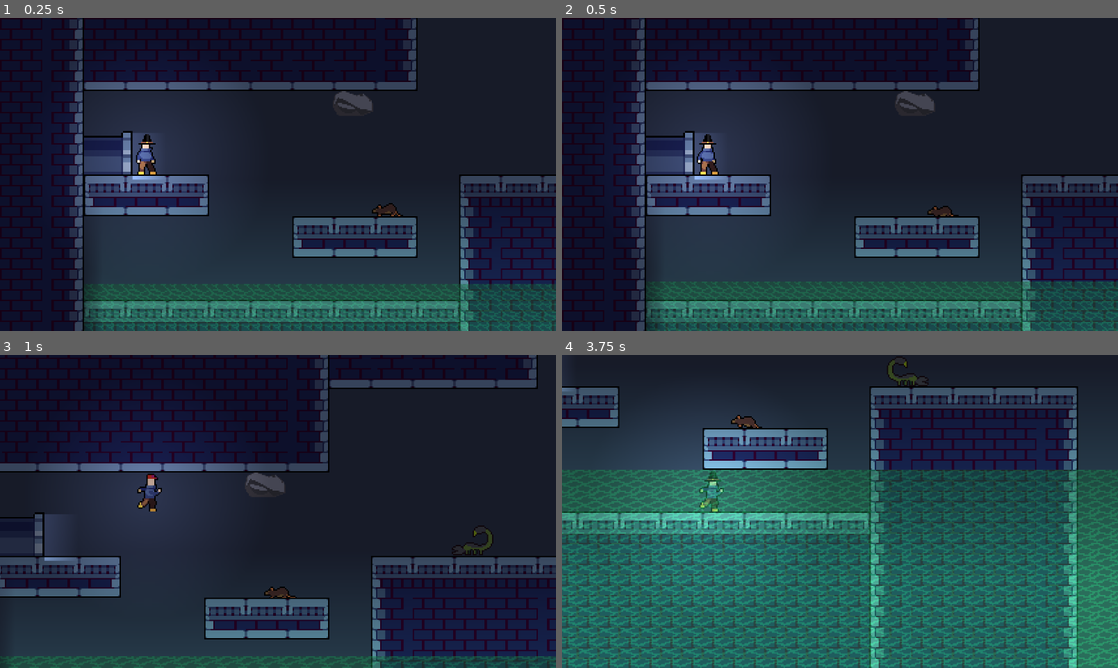
Above: before the commit, frames 1-4 (two rows, left to right).
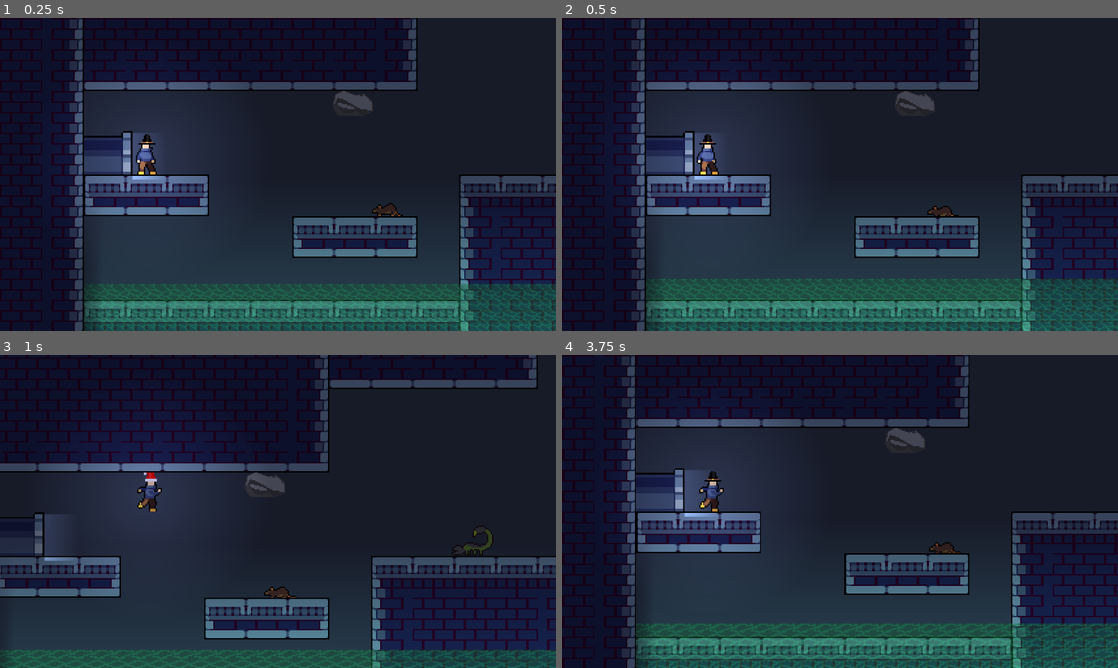
Above: after the commit, the same moments.

Repository: DizzyThermal/Sewer-Escape
Game: Godot game, scene res://scenes/Level_02.tscn
Two runs of this game, one before a commit and one after it. Both use one fixed random seed, a clock stepped at 60 frames per second and the inputs below. This scene is started directly instead of the project's main scene.
Inputs:
- Up to frame 1 (0.25 s): no input
- Up to frame 2 (0.5 s): no input
- Up to frame 3 (1 s): hold Right (Right) from 0.53 s (still down); tap H (Hat) at 0.6 s; tap Space (Jump) at 0.77, 0.8 s
- Up to frame 4 (3.75 s): tap Space (Jump) at 1.07, 1.35, 1.52, 1.82, 2.3, 3.02, 3.32, 3.6 s; tap H (Hat) at 1.55, 2.1, 2.85 s; release Right (Right) at 2.03 s; hold Left (Left) 2.03-2.78 s; hold Right (Right) from 2.78 s (still down)

Frame 1 is identical in both runs. In frame 2, 5.5% of the frame differs, in the area x 15-100%, y 83-100%; in frame 3, 2.1%; in frame 4, 78%, in the area x 0-100%, y 0-100%.

Commit message:
Adding Santa Hat and customizable water speeds

Diff:
--- a/scenes/Level_02.tscn
+++ b/scenes/Level_02.tscn
@@ -97,6 +97,7 @@
 offset_top = 22.0
 offset_right = 1696.0
 offset_bottom = 544.0
+water_speed = 8
 
 [node name="DeathZoneLevel2" type="Area2D" parent="Water"]
 collision_layer = 4
--- a/scenes/Level_03.tscn
+++ b/scenes/Level_03.tscn
@@ -95,6 +95,7 @@
 offset_top = 27.0
 offset_right = 321.0
 offset_bottom = 288.0
+water_speed = 12
 
 [node name="DeathZoneLevel3" type="Area2D" parent="Water"]
 position = Vector2(161, -62)
--- /dev/null
+++ b/scenes/SantaHat.tscn
@@ -0,0 +1,195 @@
+[gd_scene load_steps=25 format=3 uid="uid://c4p13bboqrbpu"]
+
+[ext_resource type="Texture2D" uid="uid://b2cqa3py3ntbh" path="res://art/Santa-Hat.png" id="1_5s2su"]
+
+[sub_resource type="AtlasTexture" id="AtlasTexture_dlmhj"]
+atlas = ExtResource("1_5s2su")
+region = Rect2(0, 32, 32, 32)
+
+[sub_resource type="AtlasTexture" id="AtlasTexture_tatcn"]
+atlas = ExtResource("1_5s2su")
+region = Rect2(32, 32, 32, 32)
+
+[sub_resource type="AtlasTexture" id="AtlasTexture_grauv"]
+atlas = ExtResource("1_5s2su")
+region = Rect2(64, 32, 32, 32)
+
+[sub_resource type="AtlasTexture" id="AtlasTexture_5fsf7"]
+atlas = ExtResource("1_5s2su")
+region = Rect2(96, 32, 32, 32)
+
+[sub_resource type="AtlasTexture" id="AtlasTexture_gh03a"]
+atlas = ExtResource("1_5s2su")
+region = Rect2(0, 0, 32, 32)
+
+[sub_resource type="AtlasTexture" id="AtlasTexture_41qi5"]
+atlas = ExtResource("1_5s2su")
+region = Rect2(32, 0, 32, 32)
+
+[sub_resource type="AtlasTexture" id="AtlasTexture_wljxw"]
+atlas = ExtResource("1_5s2su")
+region = Rect2(64, 0, 32, 32)
+
+[sub_resource type="AtlasTexture" id="AtlasTexture_1f0hw"]
+atlas = ExtResource("1_5s2su")
+region = Rect2(96, 0, 32, 32)
+
+[sub_resource type="AtlasTexture" id="AtlasTexture_xdwai"]
+atlas = ExtResource("1_5s2su")
+region = Rect2(0, 96, 32, 32)
+
+[sub_resource type="AtlasTexture" id="AtlasTexture_p4a4r"]
+atlas = ExtResource("1_5s2su")
+region = Rect2(0, 64, 32, 32)
+
+[sub_resource type="AtlasTexture" id="AtlasTexture_4u15g"]
+atlas = ExtResource("1_5s2su")
+region = Rect2(0, 96, 32, 32)
+
+[sub_resource type="AtlasTexture" id="AtlasTexture_kqvib"]
+atlas = ExtResource("1_5s2su")
+region = Rect2(32, 96, 32, 32)
+
+[sub_resource type="AtlasTexture" id="AtlasTexture_xxbv3"]
+atlas = ExtResource("1_5s2su")
+region = Rect2(64, 96, 32, 32)
+
+[sub_resource type="AtlasTexture" id="AtlasTexture_k1naq"]
+atlas = ExtResource("1_5s2su")
+region = Rect2(96, 96, 32, 32)
+
+[sub_resource type="AtlasTexture" id="AtlasTexture_qbhkw"]
+atlas = ExtResource("1_5s2su")
+region = Rect2(128, 96, 32, 32)
+
+[sub_resource type="AtlasTexture" id="AtlasTexture_y07jb"]
+atlas = ExtResource("1_5s2su")
+region = Rect2(160, 96, 32, 32)
+
+[sub_resource type="AtlasTexture" id="AtlasTexture_60qxt"]
+atlas = ExtResource("1_5s2su")
+region = Rect2(0, 64, 32, 32)
+
+[sub_resource type="AtlasTexture" id="AtlasTexture_2f2ej"]
+atlas = ExtResource("1_5s2su")
+region = Rect2(32, 64, 32, 32)
+
+[sub_resource type="AtlasTexture" id="AtlasTexture_xxrfy"]
+atlas = ExtResource("1_5s2su")
+region = Rect2(64, 64, 32, 32)
+
+[sub_resource type="AtlasTexture" id="AtlasTexture_0cvdf"]
+atlas = ExtResource("1_5s2su")
+region = Rect2(96, 64, 32, 32)
+
+[sub_resource type="AtlasTexture" id="AtlasTexture_jbmkm"]
+atlas = ExtResource("1_5s2su")
+region = Rect2(128, 64, 32, 32)
+
+[sub_resource type="AtlasTexture" id="AtlasTexture_lu7va"]
+atlas = ExtResource("1_5s2su")
+region = Rect2(160, 64, 32, 32)
+
+[sub_resource type="SpriteFrames" id="SpriteFrames_t2fat"]
+animations = [{
+"frames": [{
+"duration": 1.0,
+"texture": SubResource("AtlasTexture_dlmhj")
+}, {
+"duration": 1.0,
+"texture": SubResource("AtlasTexture_tatcn")
+}, {
+"duration": 1.0,
+"texture": SubResource("AtlasTexture_grauv")
+}, {
+"duration": 1.0,
+"texture": SubResource("AtlasTexture_5fsf7")
+}],
+"loop": true,
+"name": &"Idle-Left",
+"speed": 5.0
+}, {
+"frames": [{
+"duration": 1.0,
+"texture": SubResource("AtlasTexture_gh03a")
+}, {
+"duration": 1.0,
+"texture": SubResource("AtlasTexture_41qi5")
+}, {
+"duration": 1.0,
+"texture": SubResource("AtlasTexture_wljxw")
+}, {
+"duration": 1.0,
+"texture": SubResource("AtlasTexture_1f0hw")
+}],
+"loop": true,
+"name": &"Idle-Right",
+"speed": 5.0
+}, {
+"frames": [{
+"duration": 1.0,
+"texture": SubResource("AtlasTexture_xdwai")
+}],
+"loop": true,
+"name": &"Jump-Left",
+"speed": 5.0
+}, {
+"frames": [{
+"duration": 1.0,
+"texture": SubResource("AtlasTexture_p4a4r")
+}],
+"loop": true,
+"name": &"Jump-Right",
+"speed": 5.0
+}, {
+"frames": [{
+"duration": 1.0,
+"texture": SubResource("AtlasTexture_4u15g")
+}, {
+"duration": 1.0,
+"texture": SubResource("AtlasTexture_kqvib")
+}, {
+"duration": 1.0,
+"texture": SubResource("AtlasTexture_xxbv3")
+}, {
+"duration": 1.0,
+"texture": SubResource("AtlasTexture_k1naq")
+}, {
+"duration": 1.0,
+"texture": SubResource("AtlasTexture_qbhkw")
+}, {
+"duration": 1.0,
+"texture": SubResource("AtlasTexture_y07jb")
+}],
+"loop": true,
+"name": &"Walk-Left",
+"speed": 5.0
+}, {
+"frames": [{
+"duration": 1.0,
+"texture": SubResource("AtlasTexture_60qxt")
+}, {
+"duration": 1.0,
+"texture": SubResource("AtlasTexture_2f2ej")
+}, {
+"duration": 1.0,
+"texture": SubResource("AtlasTexture_xxrfy")
+}, {
+"duration": 1.0,
+"texture": SubResource("AtlasTexture_0cvdf")
+}, {
+"duration": 1.0,
+"texture": SubResource("AtlasTexture_jbmkm")
+}, {
+"duration": 1.0,
+"texture": SubResource("AtlasTexture_lu7va")
+}],
+"loop": true,
+"name": &"Walk-Right",
+"speed": 5.0
+}]
+
+[node name="SantaHat" type="AnimatedSprite2D"]
+position = Vector2(0, -23)
+sprite_frames = SubResource("SpriteFrames_t2fat")
+animation = &"Walk-Right"
--- a/scenes/Water.tscn
+++ b/scenes/Water.tscn
@@ -15,21 +15,29 @@
 
 @export
 var rising = true
+@export
+var water_speed = 5
 
 var width = null
 var height = null
+
+var timer = null
 
 # Called when the node enters the scene tree for the first time.
 func _ready():
 	width = self.size.x
 	height = self.size.y
+	timer = Timer.new()
+	timer.autostart = true
+	timer.wait_time = 1.0 / water_speed
+	timer.timeout.connect(_on_timer_timeout)
+	add_child(timer)
 
 func _on_timer_timeout():
 	if rising:
 		self.set_size(Vector2(width, height))
-		height += 1
-		self.global_position.y -= 1
-		print(self.size)
+		height += 2
+		self.global_position.y -= 2
 
 func set_rising(rising_value):
 	self.rising = rising_value
@@ -44,9 +52,3 @@
 expand_mode = 2
 stretch_mode = 1
 script = SubResource("GDScript_kibj2")
-
-[node name="Timer" type="Timer" parent="."]
-wait_time = 0.1
-autostart = true
-
-[connection signal="timeout" from="Timer" to="." method="_on_timer_timeout"]
--- a/scripts/Player.gd
+++ b/scripts/Player.gd
@@ -8,13 +8,19 @@
 # Get the gravity from the project settings to be synced with RigidBody nodes.
 var gravity = ProjectSettings.get_setting("physics/2d/default_gravity")
 
-var hats = [preload("res://scenes/PilgrimHat.tscn"), preload("res://scenes/RedHat.tscn")]
+var hats = [
+	preload("res://scenes/PilgrimHat.tscn"),
+	preload("res://scenes/SantaHat.tscn"),
+	preload("res://scenes/RedHat.tscn"),
+]
 var hat_index = 1
 
 func get_hat():
 	var hat_node = get_node("PilgrimHat")
 	if hat_node == null:
 		hat_node = get_node("RedHat")
+	if hat_node == null:
+		hat_node = get_node("SantaHat")
 
 	return hat_node
 
Binary file added: art/Santa-Hat.png
Not shown, added: art/Santa-Hat.png.import
